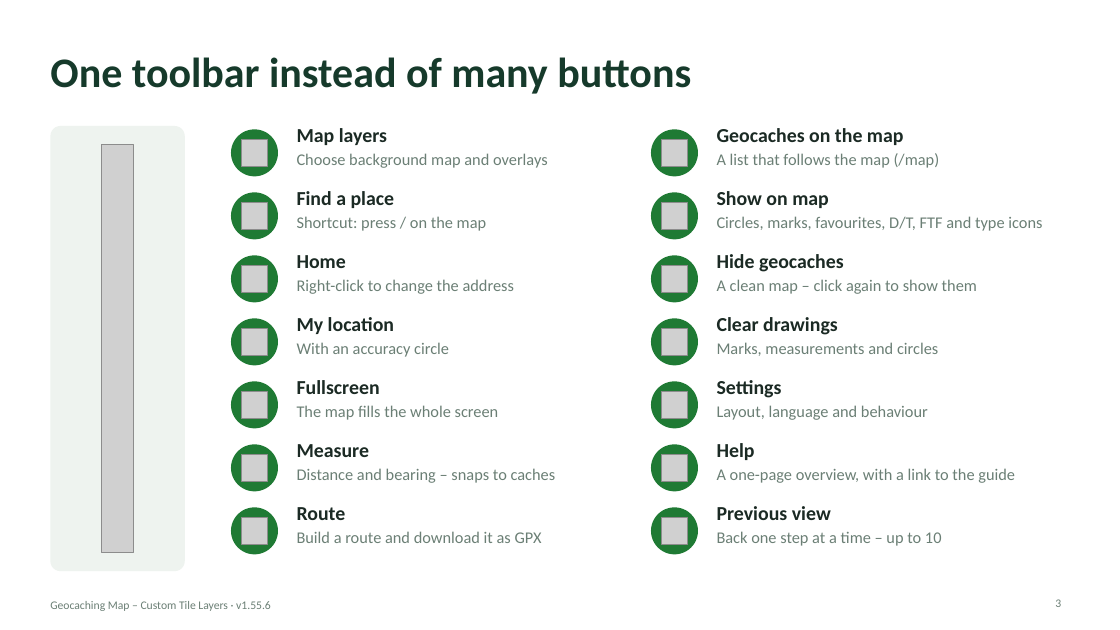
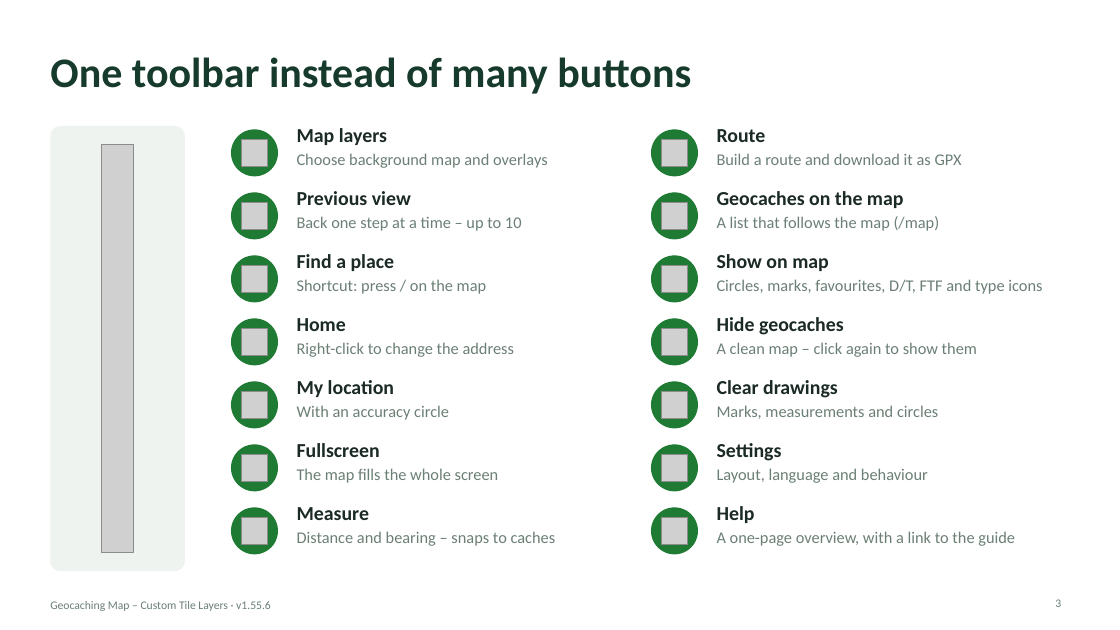
Before and after one commit to knutos/custom-tiles, a slide deck: slide 3 of docs/Geocaching-Map-Custom-Tile-Layers-Presentation.pptx. Drawn at 1120x630 pixels with LibreOffice and Linux fonts; fonts in the diff are those of the drawing; grey boxes stand for pictures. Boxes give left, top, right and bottom in pixels: in the first picture for what was removed or moved away, otherwise in the second. Text is boxed around its words. In the diff, an @@ line names an element or a change of style, - is before the commit and + after.

```diff
--- a/docs/Geocaching-Map-Custom-Tile-Layers-Presentation.pptx
+++ b/docs/Geocaching-Map-Custom-Tile-Layers-Presentation.pptx
@@ text "Route": place and size @@
-text "Route" at box(297, 507, 542, 543)
+text "Route" at box(717, 129, 962, 165)
@@ text "Previous view": place and size @@
-text "Previous view" at box(717, 506, 942, 546)
+text "Previous view" at box(297, 191, 522, 231)
@@ 11 texts: place and size @@
-11 texts at box(297, 128, 1042, 483)
+11 texts at box(297, 191, 1042, 546)
```
Also in this commit, not shown: 3 other files.
